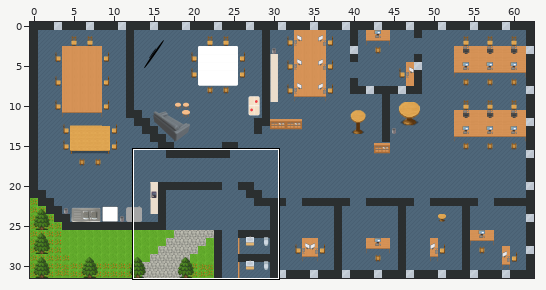
Tiled map (JSON), stored at map.tmj. Above, an overview of the earlier version with the close-up marked.
Close-up. Old version:
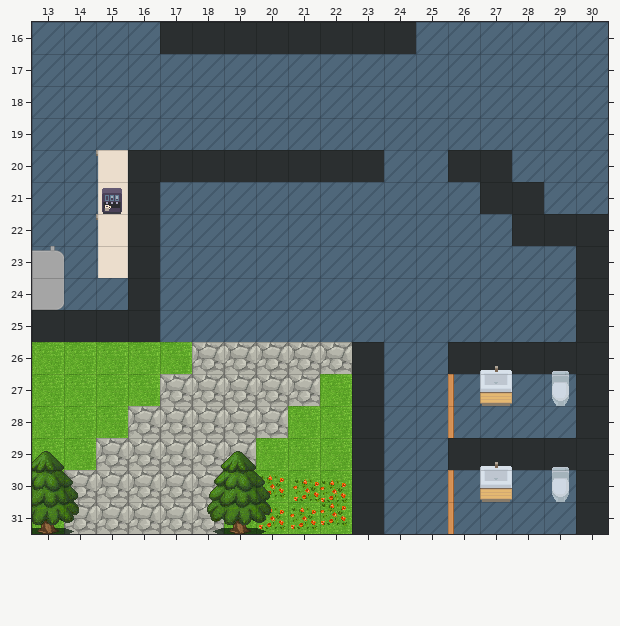
Cells are 32x32 px. Shown: x 13..30, y 16..31. The commit also changed other parts of the map, which this record leaves out.
Now the later version:
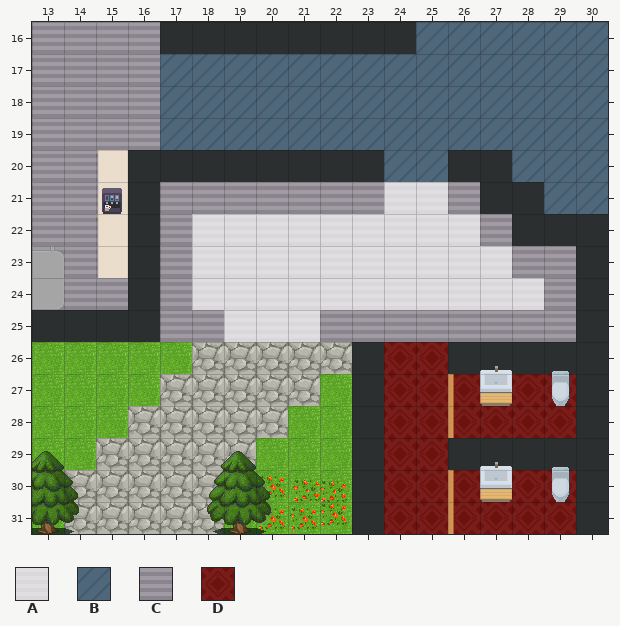
Key: from "WA_Room_Builder": A 358, B 360, C 383, D 387.
_ is an empty cell, . an unchanged one.
Change:
--- layer "floor/floor1"
@@ x 13..29 @@
-16 BBBB.............
-17 BBBB.............
-18 BBBB.............
-19 BBBB.............
-20 BBB..............
-21 BBB.BBBBBBBBBB...
-22 BBB.BBBBBBBBBBB..
-23 BBB.BBBBBBBBBBBBB
-24 .BB.BBBBBBBBBBBBB
-25 ....BBBBBBBBBBBBB
-26 ...........BB....
-27 ...........BBB.BB
-28 ...........BBBBBB
-29 ...........BB....
-30 ...........BBB.BB
-31 ...........BBBBBB
+16 CCCC.............
+17 CCCC.............
+18 CCCC.............
+19 CCCC.............
+20 CCC..............
+21 CCC.CCCCCCCAAC...
+22 CCC.CAAAAAAAAAC..
+23 CCC.CAAAAAAAAAACC
+24 .CC.CAAAAAAAAAAAC
+25 ....CCAAACCCCCCCC
+26 ...........DD....
+27 ...........DDD.DD
+28 ...........DDDDDD
+29 ...........DD....
+30 ...........DDD.DD
+31 ...........DDDDDD
Where, in picture pixels (left, top, right, bottom), the same in both close-ups:
changed: (32, 22, 160, 310)
changed: (160, 182, 576, 534)
